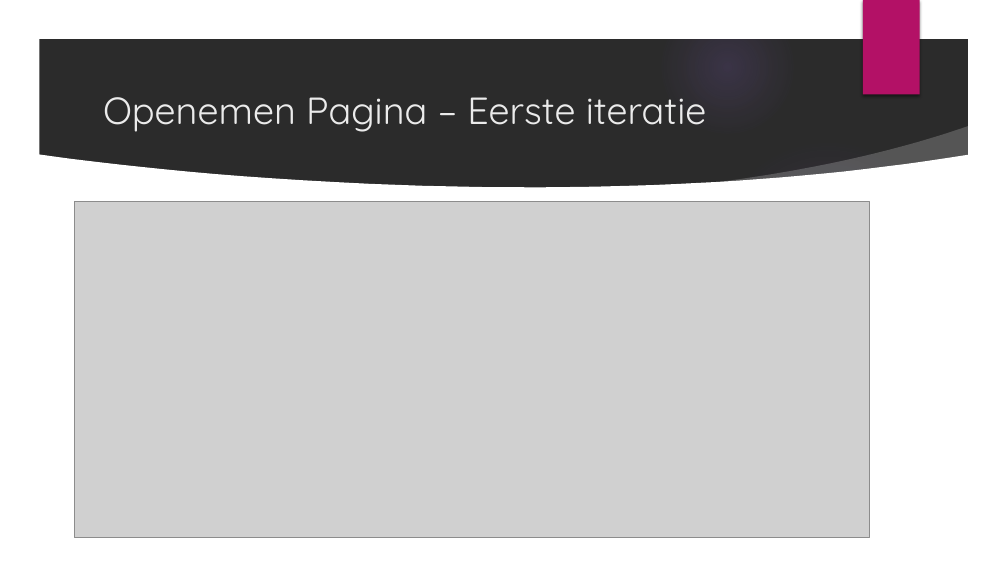
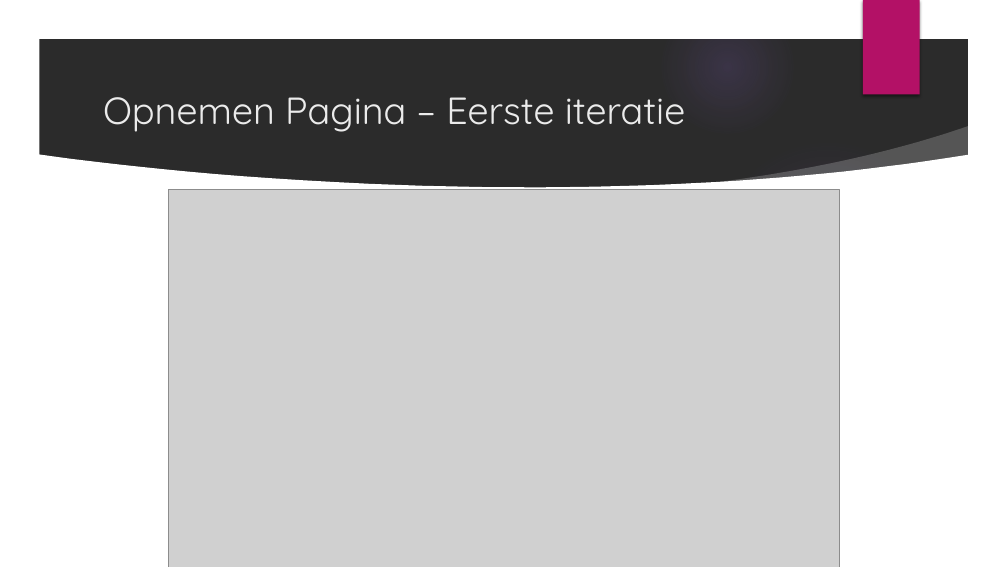
Before and after one commit to OG-netizen/Project-3-4, a slide deck: slide 4 of Sprint Planning/Scrum meeting 1.pptx (slide 5 before the commit). Drawn at 1008x567 pixels with LibreOffice and Linux fonts; fonts in the diff are those of the drawing; grey boxes stand for pictures; background and template pictures are left out; a plain dark background stands for a picture behind light text. Boxes give left, top, right and bottom in pixels: in the first picture for what was removed or moved away, otherwise in the second. Text is boxed around its words. In the diff, an @@ line names an element or a change of style, - is before the commit and + after.

```diff
--- a/Sprint Planning/Scrum meeting 1.pptx
+++ b/Sprint Planning/Scrum meeting 1.pptx
@@ title at bbox=[103, 97, 686, 132]: text changed @@
-Openemen Pagina – Eerste iteratie
+Opnemen Pagina – Eerste iteratie
@@ picture: place and size @@
-picture at bbox=[74, 202, 870, 538]
+picture at bbox=[169, 190, 840, 567]
```
Also in this commit, not shown: 3 other slides changed, 3 slides added, 1 slide removed, 6 other files.
